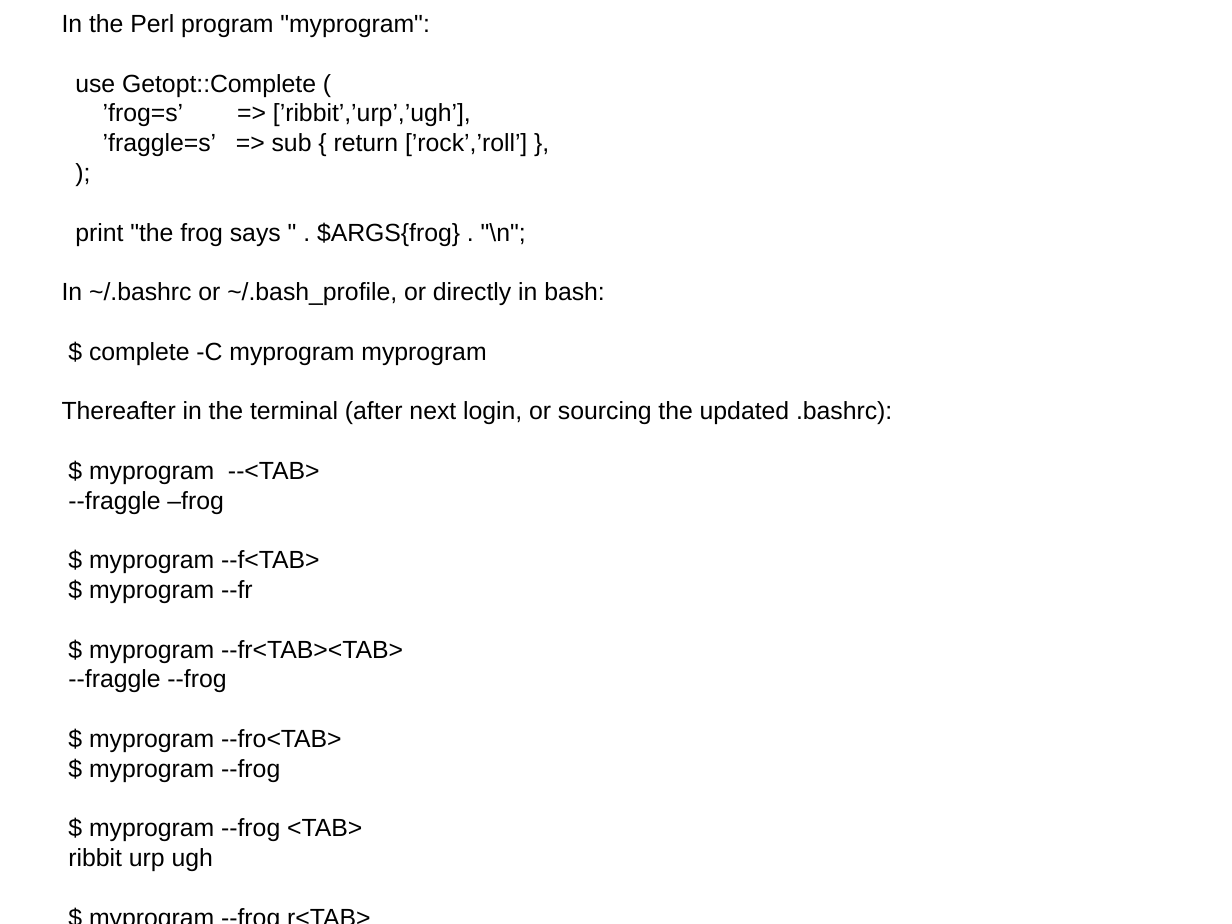
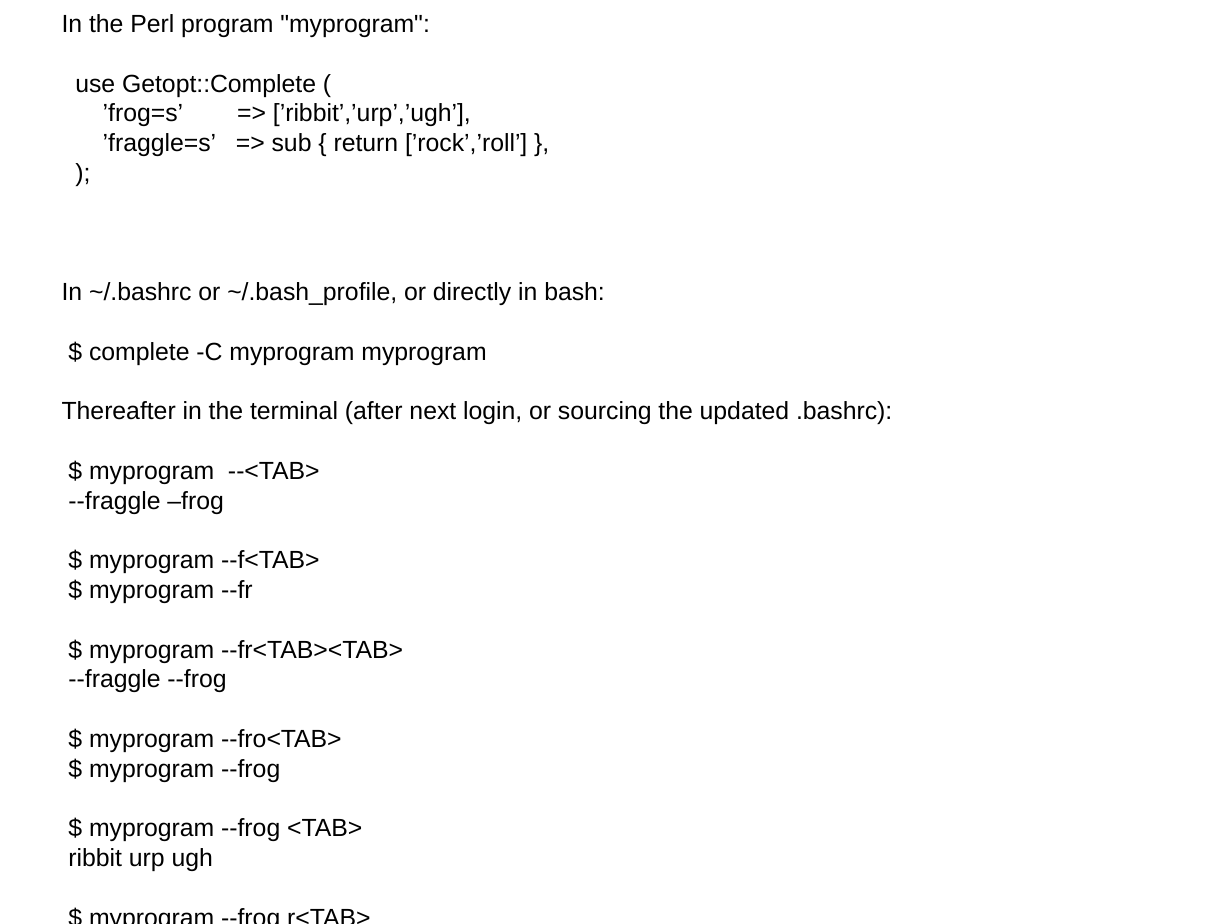
Before and after one commit to gitpan/Getopt-Complete, a slide deck: slide 22 of doc/getopt-complete.odp (slide 20 before the commit). Drawn at 1232x924 pixels with LibreOffice and Linux fonts; fonts in the diff are those of the drawing. Boxes give left, top, right and bottom in pixels: in the first picture for what was removed or moved away, otherwise in the second. Text is boxed around its words. In the diff, an @@ line names an element or a change of style, - is before the commit and + after.

```diff
--- a/doc/getopt-complete.odp
+++ b/doc/getopt-complete.odp
@@ subtitle at [75, 222, 526, 246]: paragraph removed @@
-print "the frog says " . $ARGS{frog} . "\n";
```
Also in this commit, not shown: 15 other slides changed, 9 slides added, 10 other files.
